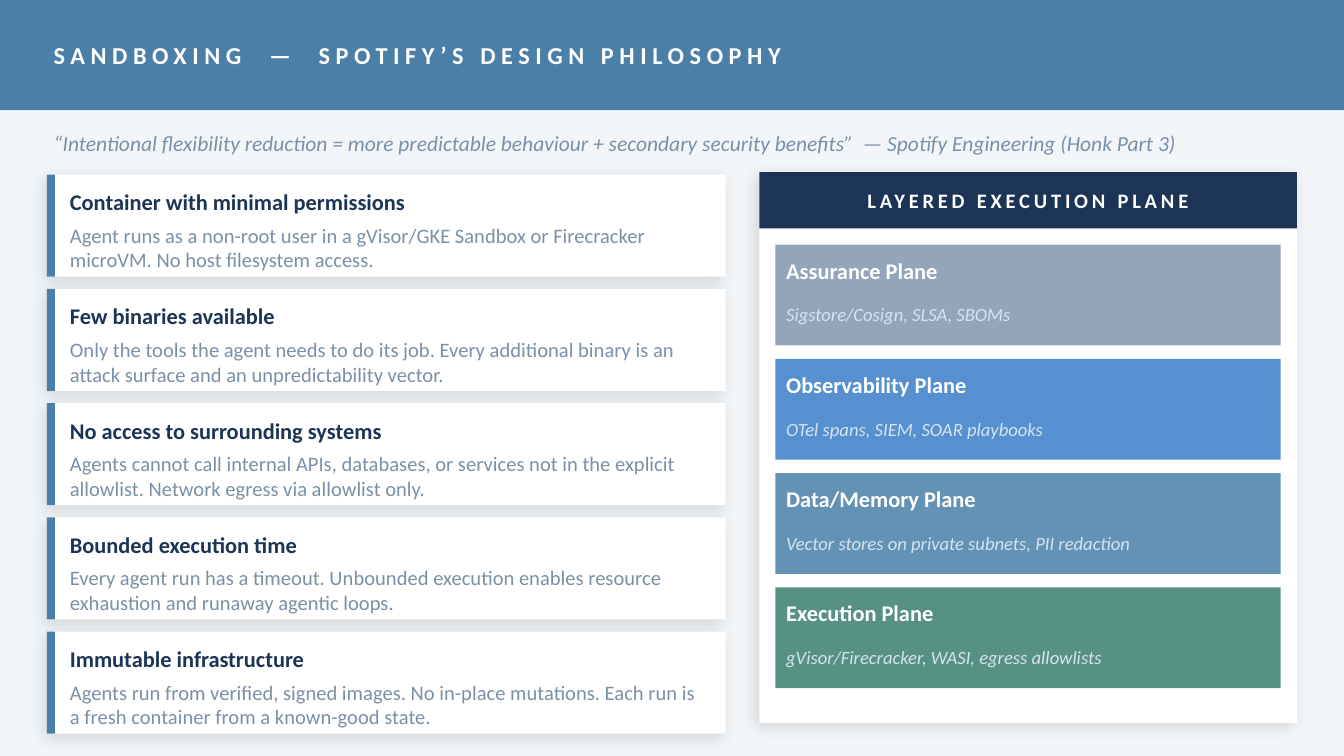
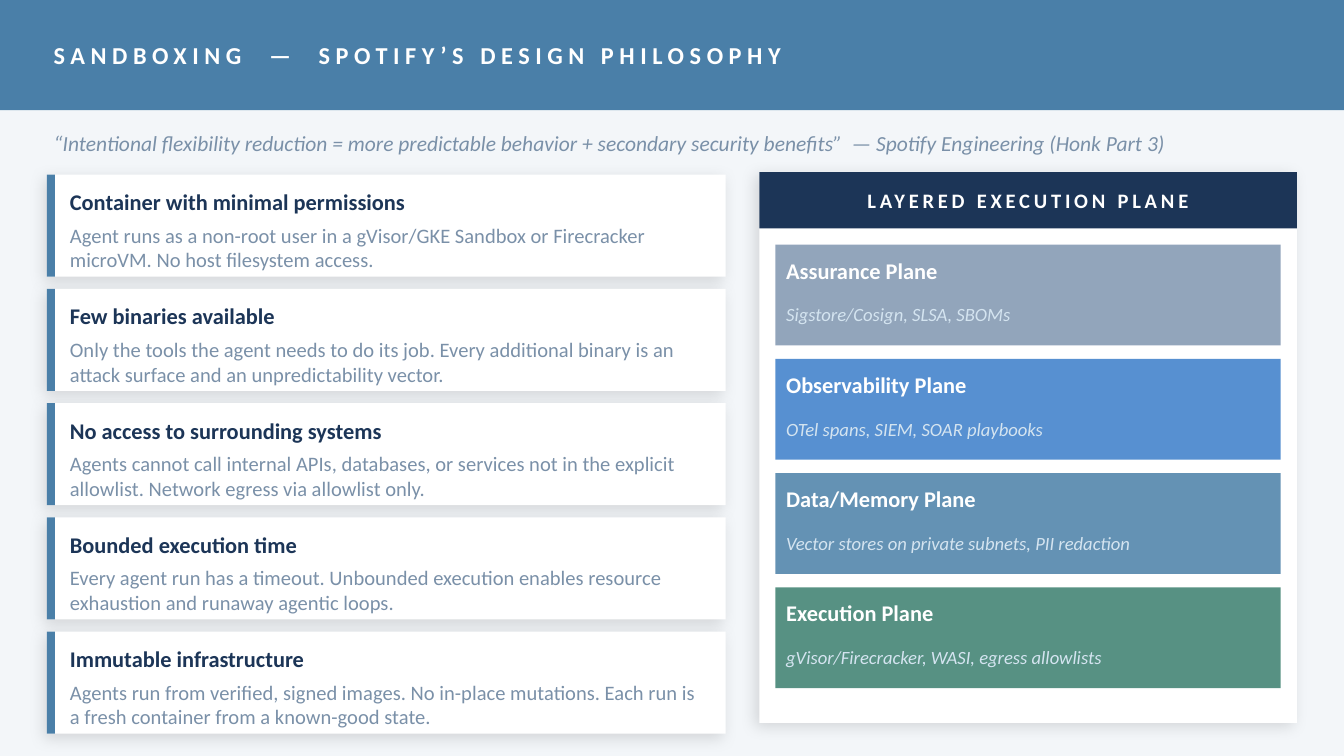
Before and after one commit to stainedhead/agentic-dev-training, a slide deck: slide 5 of slides/Module_08_Security.pptx. Drawn at 1344x756 pixels with LibreOffice and Linux fonts; fonts in the diff are those of the drawing. Boxes give left, top, right and bottom in pixels: in the first picture for what was removed or moved away, otherwise in the second. Text is boxed around its words. In the diff, an @@ line names an element or a change of style, - is before the commit and + after.

```diff
--- a/slides/Module_08_Security.pptx
+++ b/slides/Module_08_Security.pptx
@@ text at (x1=54, y1=136, x2=1164, y2=155): text changed @@
-“Intentional flexibility reduction = more predictable behaviour + secondary security benefits” — Spotify Engineering (Honk Part 3)
+“Intentional flexibility reduction = more predictable behavior + secondary security benefits” — Spotify Engineering (Honk Part 3)
```
Also in this commit, not shown: 6 other slides changed, 36 other files.
